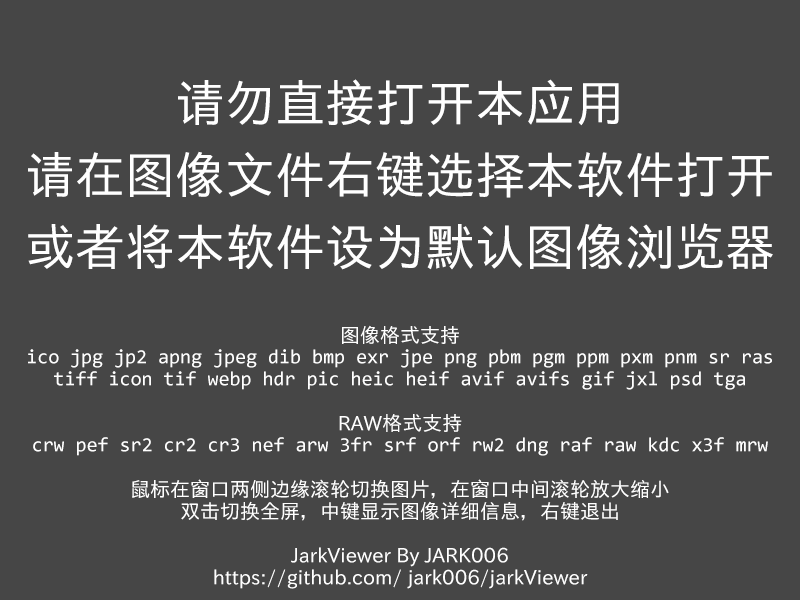
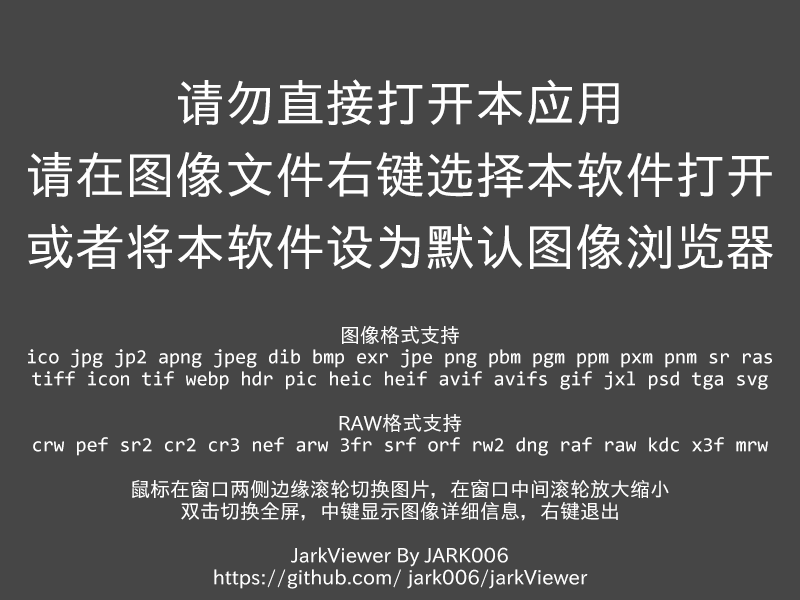
Layered file, before and after one edit (800×600). Changes by layer:
painted on "图像格式支持 ico jpg jp2 apng jpeg dib bmp exr jpe png pbm pgm ppm px" over [left=32, top=371, right=768, bottom=390]
